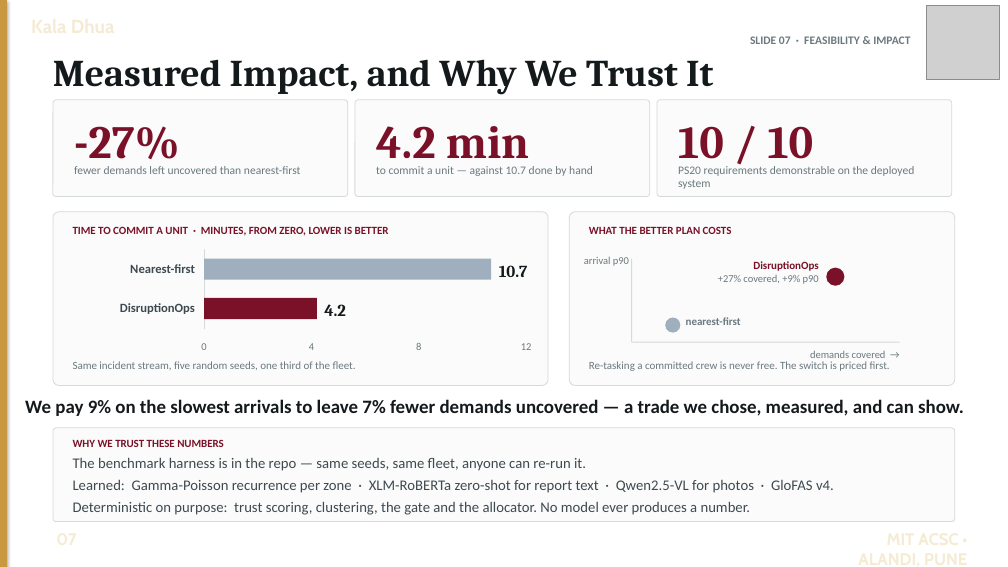
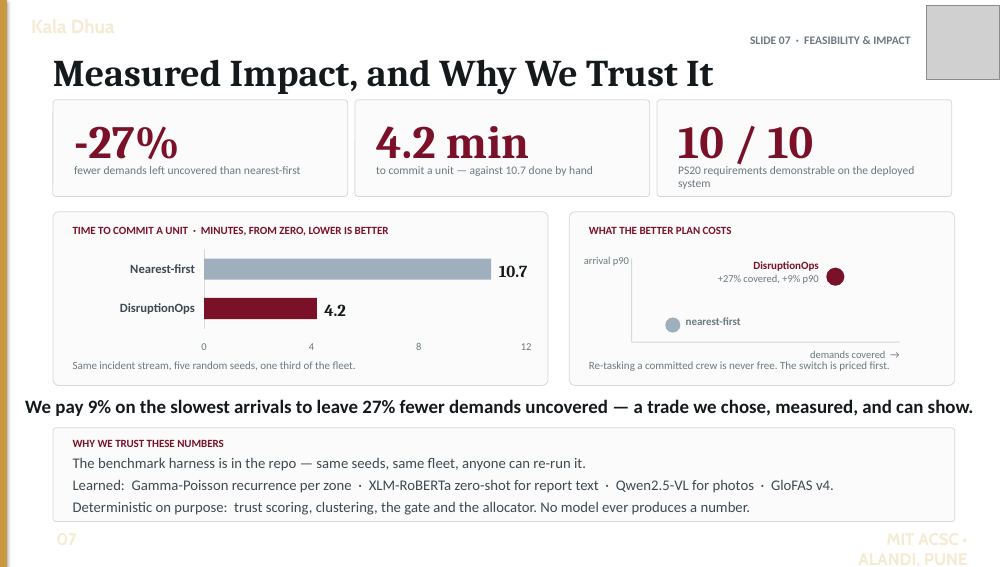
Before and after one commit to officialayush23/DisruptionOps, a slide deck: slide 8 of docs/KH131.pptx. Drawn at 1008x567 pixels with LibreOffice and Linux fonts; fonts in the diff are those of the drawing; grey boxes stand for pictures. Boxes give left, top, right and bottom in pixels: in the first picture for what was removed or moved away, otherwise in the second. Text is boxed around its words. In the diff, an @@ line names an element or a change of style, - is before the commit and + after.

```diff
--- a/docs/KH131.pptx
+++ b/docs/KH131.pptx
@@ text at (25,399,974,416): text changed @@
-We pay 9% on the slowest arrivals to leave 7% fewer demands uncovered — a trade we chose, measured, and can show.
+We pay 9% on the slowest arrivals to leave 27% fewer demands uncovered — a trade we chose, measured, and can show.
```
Also in this commit, not shown: 1 other slide changed, 6 other files.
